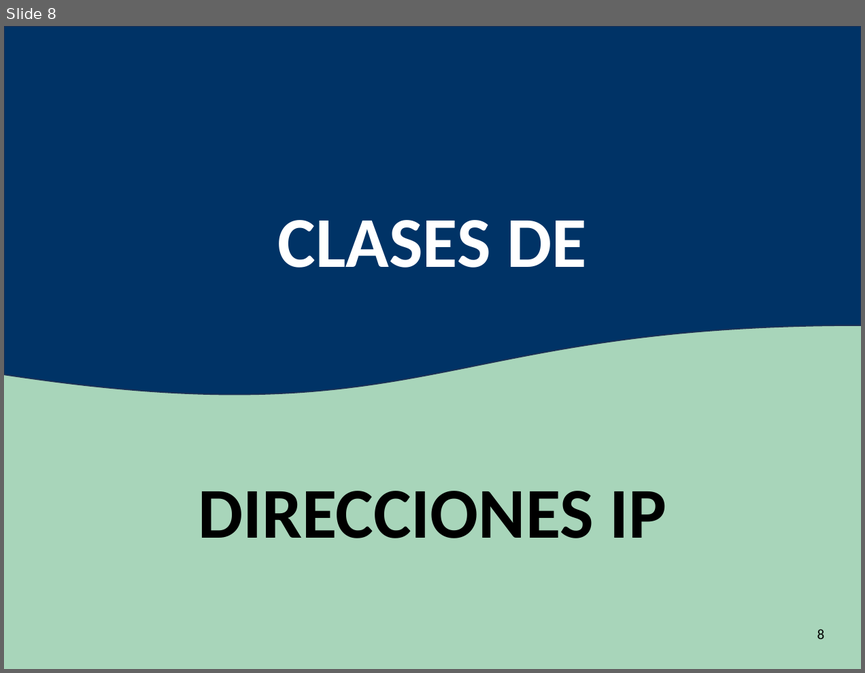
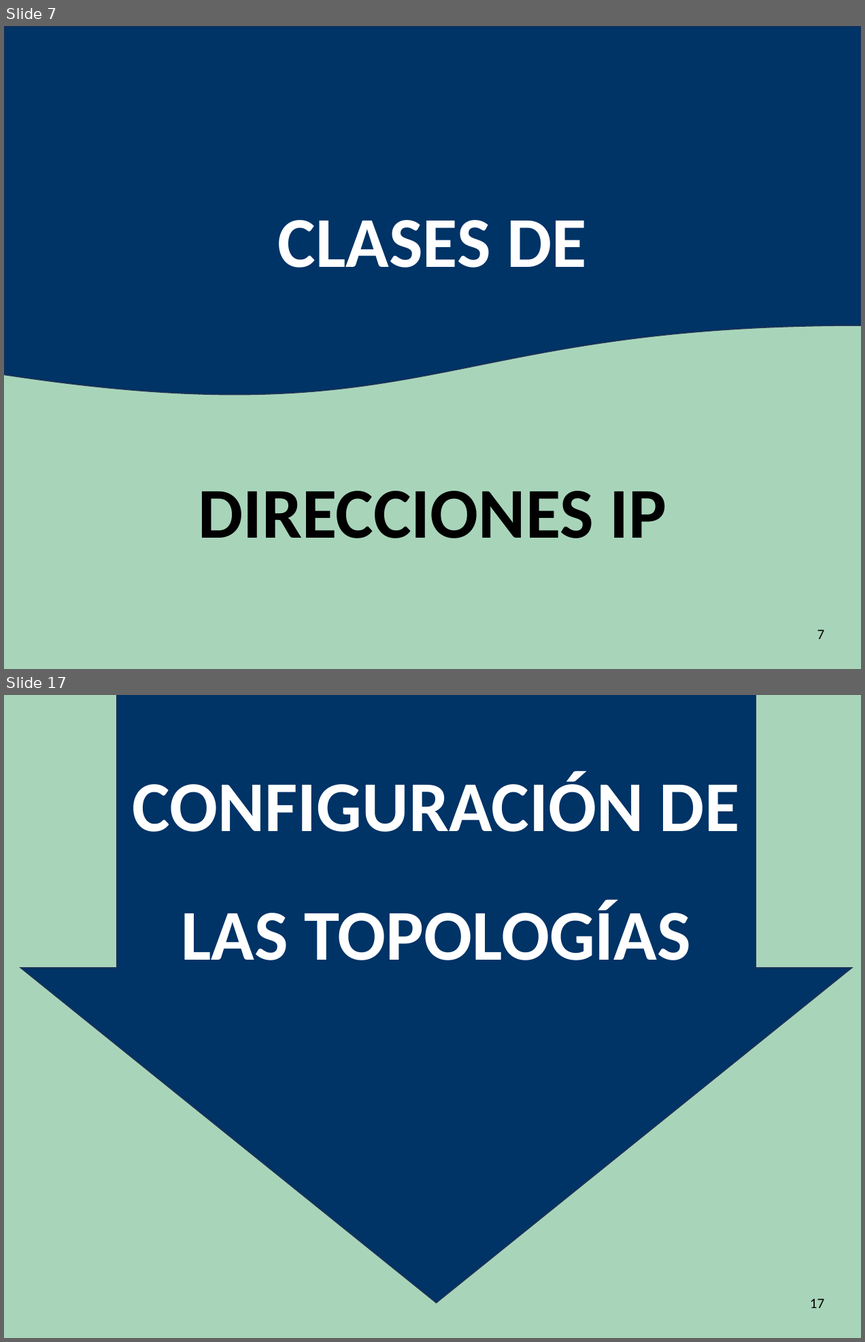
Before and after one commit to oloco2792/Universidad, a slide deck: REDES DE COMPUTADORA/UNIDAD X/UNIDAD X.pptx. Shown one above the other, each under a label of ours: slide 8 before the commit, slides 7 and 17 after it; the slides between them are not shown. The pictures are 865x673 and 865x1342 pixels, drawn with LibreOffice and Linux fonts; fonts in the diff are those of the drawing. Boxes give left, top, right and bottom in pixels: in the first picture for what was removed or moved away, otherwise in the second. Text is boxed around its words. In the diff, an @@ line names an element or a change of style, - is before the commit and + after.

```diff
--- a/REDES DE COMPUTADORA/UNIDAD X/UNIDAD X.pptx
+++ b/REDES DE COMPUTADORA/UNIDAD X/UNIDAD X.pptx
@@ slide 17 added at [4, 695, 861, 1338], background #A8D5BA @@
@@ up arrow added at [21, 695, 851, 1302], fill #003366, outline #1E3256 1 pt @@
@@ text added at [133, 772, 739, 960], 60 pt, text #FFFFFF, bold @@
+CONFIGURACIÓN DE LAS TOPOLOGÍAS
@@ page number added at [810, 1298, 824, 1308], 12 pt, text #000000 @@
+17
@@ what was slide 8 is now slide 7 @@
@@ page number at [817, 629, 825, 639]: text changed @@
-8
+7
```
Also in this commit, not shown: 3 slides changed, 13 other slides added, 7 slides removed, 2 other files.
